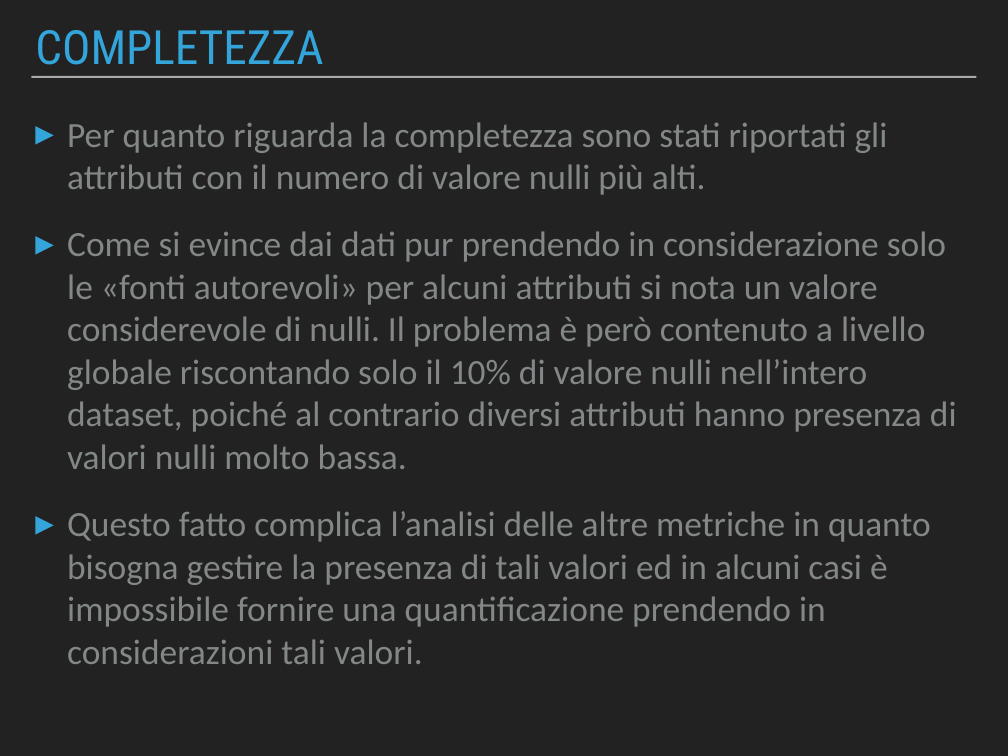
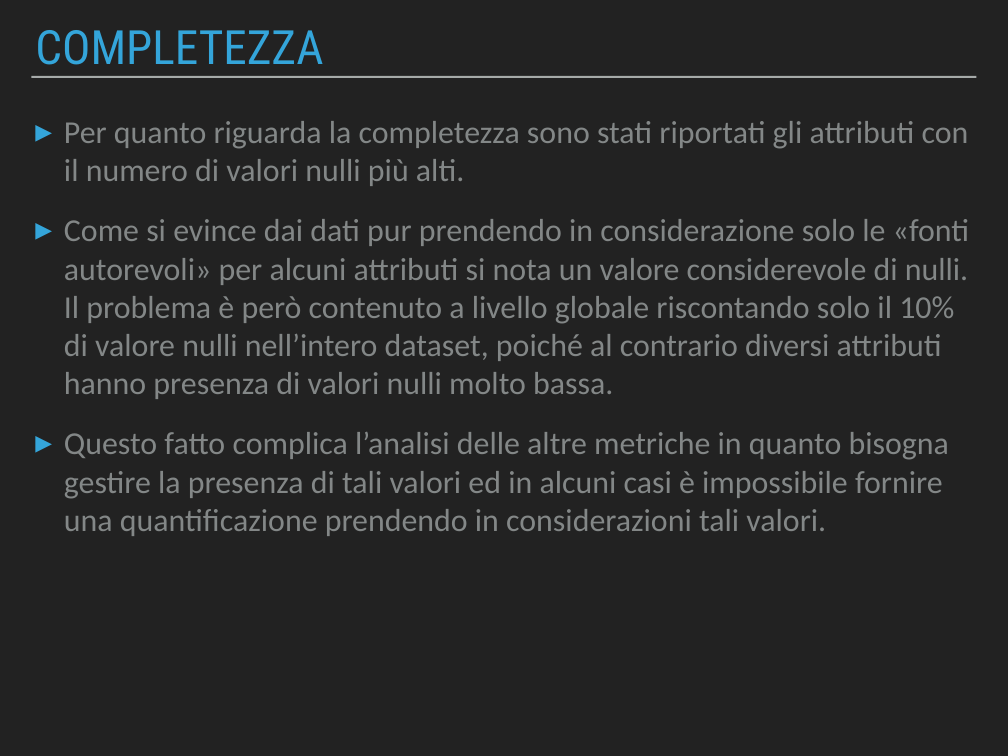
Before and after one commit to Beltra97/Unimib_ArchitettureDati, a slide deck: slide 9 of PresentazionePowerPoint.pptx. Drawn at 1008x756 pixels with LibreOffice and Linux fonts; fonts in the diff are those of the drawing. Boxes give left, top, right and bottom in pixels: in the first picture for what was removed or moved away, otherwise in the second. Text is boxed around its words. In the diff, an @@ line names an element or a change of style, - is before the commit and + after.

```diff
--- a/PresentazionePowerPoint.pptx
+++ b/PresentazionePowerPoint.pptx
@@ text at bbox=[64, 121, 969, 186]: text changed; size 36 to 32.4 pt @@
-▸ Per quanto riguarda la completezza sono stati riportati gli attributi con il numero di valore nulli più alti.
+▸ Per quanto riguarda la completezza sono stati riportati gli attributi con il numero di valori nulli più alti.
@@ text at bbox=[64, 219, 969, 536]: size 36 to 32.4 pt in "Come si evince dai dati pur prendendo ...", "Questo fatto complica l’analisi delle altre metriche ..."; indent changed; less space between paragraphs @@
```
Also in this commit, not shown: 15 other slides changed, 11 other files.
